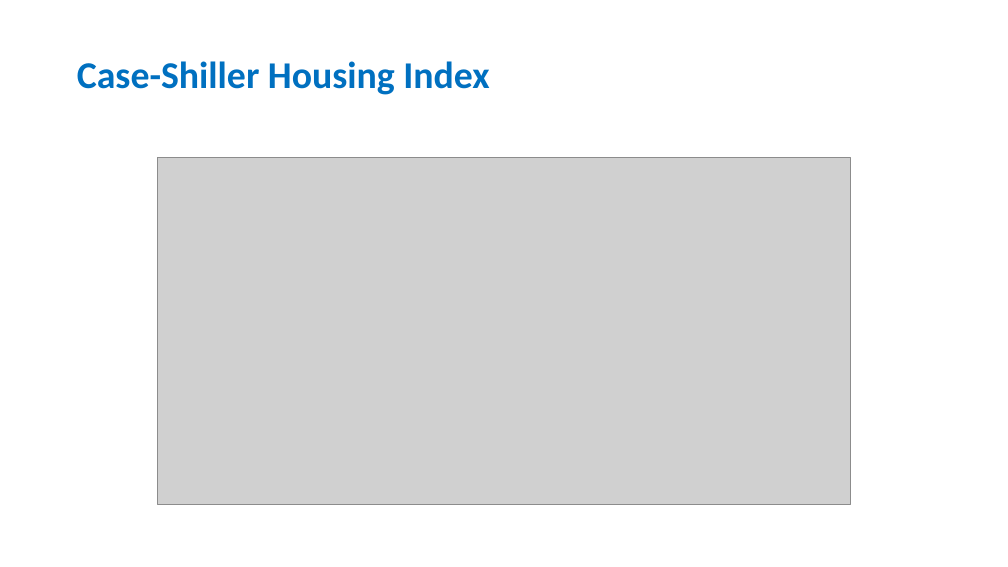
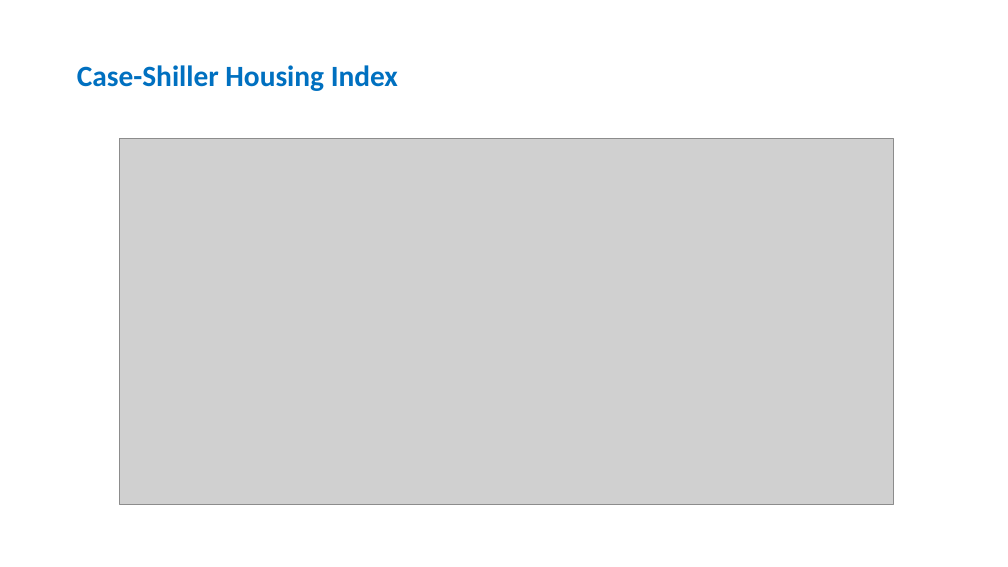
Before and after one commit to manasagodkhindi/AmesHousingPrediction, a slide deck: slide 17 of HousingPricesPresentations.pptx (slide 16 before the commit). Drawn at 1008x567 pixels with LibreOffice and Linux fonts; fonts in the diff are those of the drawing; grey boxes stand for pictures. Boxes give left, top, right and bottom in pixels: in the first picture for what was removed or moved away, otherwise in the second. Text is boxed around its words. In the diff, an @@ line names an element or a change of style, - is before the commit and + after.

```diff
--- a/HousingPricesPresentations.pptx
+++ b/HousingPricesPresentations.pptx
@@ title "Case-Shiller Housing Index" at [77,65,398,91]: size 36 to 28 pt @@
@@ picture: place and size @@
-picture at [157,157,851,504]
+picture at [119,138,893,504]
```
Also in this commit, not shown: 2 other slides changed, 1 slide added.
